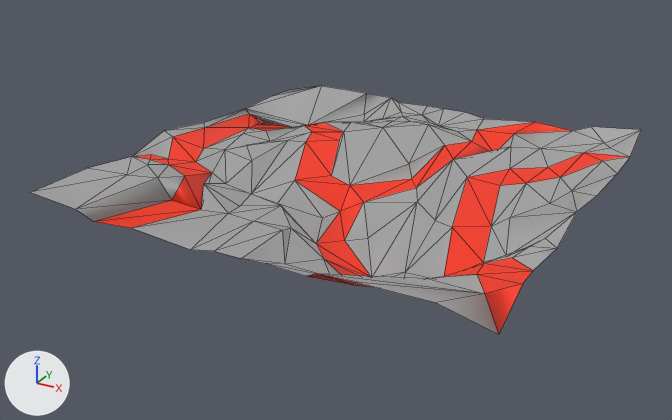
Before and after pictures for a commit that changed the FBX model Rogue-Robots/Assets/Models/Modular Blocks/Riverbed1.fbx.
Rendered twice from a camera (50 mm lens) standing at (4.43, -8.67, 5.1) and looking at (-0.19, -0.26, 0.9). The lights are fixed; the arrows at lower left show +X, +Y and +Z. Mesh edges are drawn as thin lines.

The scene before the commit, as lines of its bpy script (objects in view):
```python
me_scene_014 = bpy.data.meshes.new('Scene.014')
me_scene_014.from_pydata(...)  # 156 vertices, 272 faces; spans x -2.5..2.5, y -2.5..2.5, z 0.94..1.49
me_scene_014.materials.append(mat_pp_standard_material_2009)  # picture img_pp_color_palette_png
ob_riverbed1 = bpy.data.objects.new('Riverbed1', me_scene_014)
ob_riverbed1.location = (0.0, 0.0, 0.0)
```
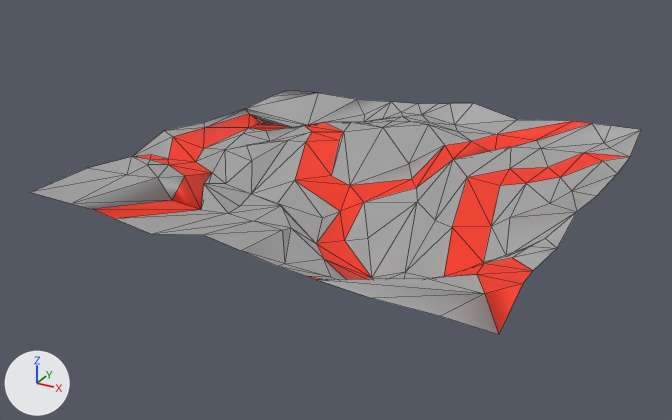
Location of each change, [x1, y1, x2, y2] in pixels of the pictures (672 x 420 px; the box of a moved part takes in the faces that stretch with it):
'Riverbed1', reshaped
    before: [31, 86, 641, 335]
    after: [31, 90, 641, 335]
part 1 of me_scene_014, moved or reshaped
    before: [246, 86, 639, 151]
    after: [246, 90, 640, 151]
part 2 of me_scene_014, moved or reshaped
    before: [31, 175, 319, 276]
    after: [31, 175, 329, 277]
part 3 of me_scene_014, moved or reshaped
    before: [307, 274, 499, 335]
    after: [310, 277, 499, 335]

The change, as a diff of the scene's bpy script:
```diff
--- a/Rogue-Robots/Assets/Models/Modular Blocks/Riverbed1.fbx.py
+++ b/Rogue-Robots/Assets/Models/Modular Blocks/Riverbed1.fbx.py
@@ me_scene_014 @@
 me_scene_014.from_pydata(...)  # 156 vertices, 272 faces; spans x -2.5..2.5, y -2.5..2.5, z 0.94..1.49
-me_scene_014.vertices[10].co = (-1.95, 2.5, 1.4)  # pixel (321, 85)
-me_scene_014.vertices[39].co = (-0.74, 2.5, 1.33)  # pixel (398, 102)
-me_scene_014.vertices[49].co = (0.02, 2.12, 1.23)  # pixel (438, 125)
-me_scene_014.vertices[53].co = (0.5, 2.5, 1.29)  # pixel (483, 118)
-me_scene_014.vertices[60].co = (0.56, 2.1, 1.27)  # pixel (476, 129)
-me_scene_014.vertices[62].co = (1.19, 2.5, 1.36)  # pixel (535, 121)
-me_scene_014.vertices[68].co = (1.02, 2.2, 1.26)  # pixel (514, 133)
-me_scene_014.vertices[99].co = (-0.31, 2.5, 1.35)  # pixel (427, 105)
-me_scene_014.vertices[127].co = (1.67, 2.5, 1.32)  # pixel (572, 130)
-me_scene_014.vertices[128].co = (-1.22, 2.5, 1.39)  # pixel (366, 93)
-me_scene_014.vertices[129].co = (0.23, 2.5, 1.34)  # pixel (464, 112)
-me_scene_014.vertices[130].co = (-0.07, 2.5, 1.34)  # pixel (443, 108)
-me_scene_014.vertices[131].co = (-0.85, 2.5, 1.38)  # pixel (391, 97)
-me_scene_014.vertices[134].co = (1.9, 2.5, 1.41)  # pixel (591, 126)
-me_scene_014.vertices[23].co = (-1.19, -2.5, 1.36)  # pixel (131, 228)
-me_scene_014.vertices[142].co = (-1.9, -2.5, 1.41)  # pixel (75, 209)
-me_scene_014.vertices[147].co = (0.31, -2.5, 1.35)  # pixel (263, 263)
-me_scene_014.vertices[148].co = (-0.23, -2.5, 1.34)  # pixel (214, 251)
-me_scene_014.vertices[149].co = (0.07, -2.5, 1.34)  # pixel (241, 258)
-me_scene_014.vertices[150].co = (-0.5, -2.5, 1.29)  # pixel (190, 249)
-me_scene_014.vertices[151].co = (-1.67, -2.5, 1.32)  # pixel (93, 221)
-me_scene_014.vertices[144].co = (1.95, -2.5, 1.4)  # pixel (435, 302)
-me_scene_014.vertices[145].co = (0.85, -2.5, 1.38)  # pixel (316, 273)
-me_scene_014.vertices[155].co = (1.22, -2.5, 1.39)  # pixel (355, 282)
+# me_scene_014 part 1
+me_scene_014.vertices[10].co = (-2.0, 2.5, 1.28)  # pixel (318, 92)
+me_scene_014.vertices[39].co = (-0.45, 2.5, 1.35)  # pixel (417, 103)
+me_scene_014.vertices[49].co = (0.2, 2.25, 1.23)  # pixel (454, 124)
+me_scene_014.vertices[53].co = (0.95, 2.5, 1.35)  # pixel (517, 119)
+me_scene_014.vertices[60].co = (0.85, 2.06, 1.27)  # pixel (497, 134)
+me_scene_014.vertices[62].co = (1.68, 2.5, 1.45)  # pixel (574, 120)
+me_scene_014.vertices[68].co = (1.34, 2.09, 1.26)  # pixel (536, 140)
+me_scene_014.vertices[99].co = (-0.15, 2.5, 1.4)  # pixel (438, 103)
+me_scene_014.vertices[127].co = (1.91, 2.5, 1.46)  # pixel (592, 123)
+me_scene_014.vertices[128].co = (-1.38, 2.5, 1.28)  # pixel (356, 99)
+me_scene_014.vertices[129].co = (0.34, 2.5, 1.48)  # pixel (473, 103)
+me_scene_014.vertices[130].co = (0.02, 2.5, 1.43)  # pixel (450, 103)
+me_scene_014.vertices[131].co = (-0.85, 2.5, 1.32)  # pixel (391, 101)
+me_scene_014.vertices[134].co = (2.14, 2.5, 1.46)  # pixel (611, 125)
+# me_scene_014 part 2
+me_scene_014.vertices[23].co = (-1.4, -2.5, 1.41)  # pixel (114, 218)
+me_scene_014.vertices[142].co = (-1.95, -2.5, 1.46)  # pixel (71, 203)
+me_scene_014.vertices[147].co = (0.45, -2.5, 1.35)  # pixel (277, 266)
+me_scene_014.vertices[148].co = (-0.34, -2.5, 1.48)  # pixel (203, 234)
+me_scene_014.vertices[149].co = (0.07, -2.5, 1.42)  # pixel (241, 250)
+me_scene_014.vertices[150].co = (-0.95, -2.5, 1.35)  # pixel (152, 234)
+me_scene_014.vertices[151].co = (-1.68, -2.5, 1.45)  # pixel (92, 209)
+# me_scene_014 part 3
+me_scene_014.vertices[144].co = (2.0, -2.5, 1.28)  # pixel (440, 316)
+me_scene_014.vertices[145].co = (0.85, -2.5, 1.32)  # pixel (316, 279)
+me_scene_014.vertices[155].co = (1.38, -2.5, 1.28)  # pixel (371, 298)
 me_scene_014.materials.append(mat_pp_standard_material_2009)
```
